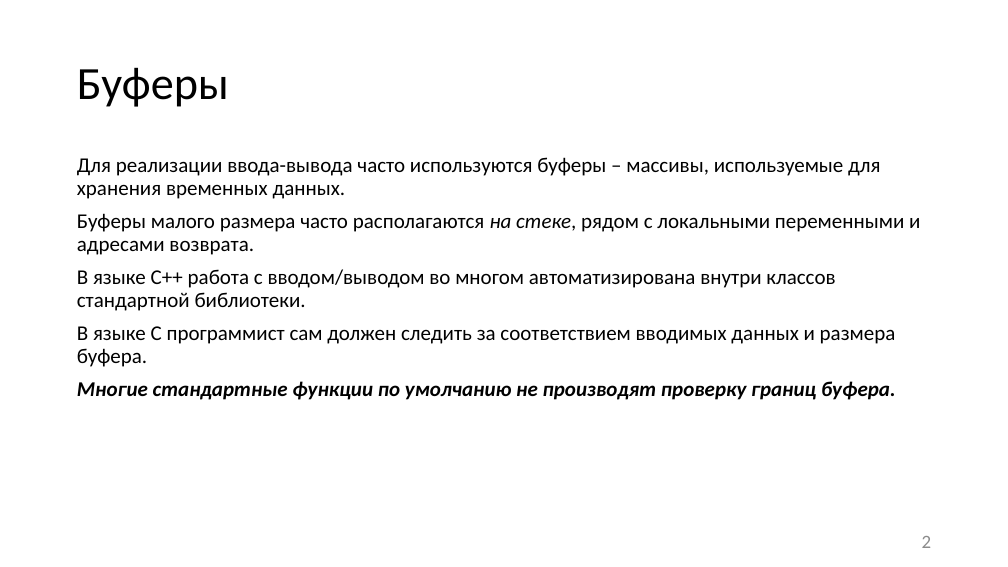
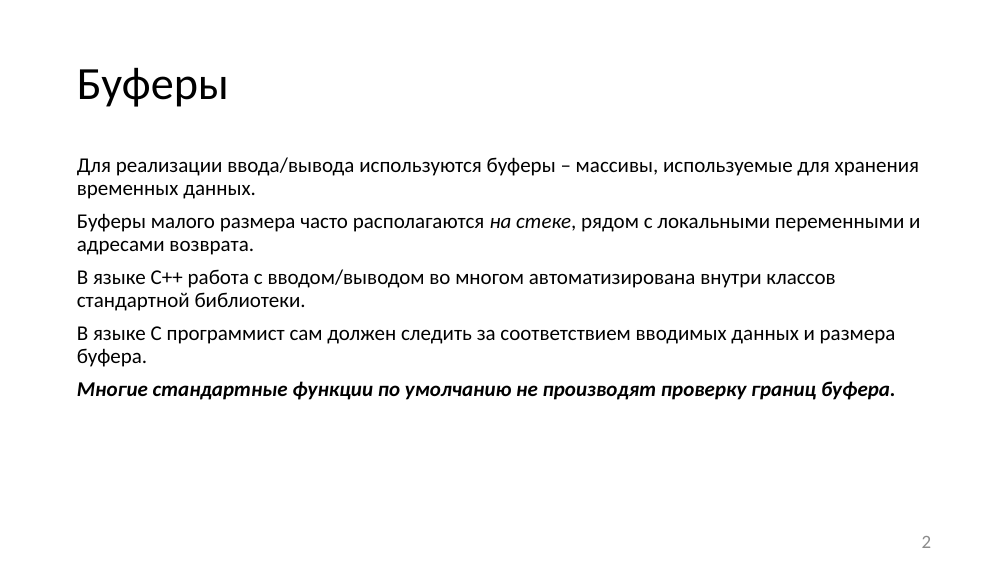
Before and after one commit to itsecd/low-level-programming, a slide deck: slide 2 of Lectures/6.Vulnerabilities/Lecture6.pptx. Drawn at 1008x567 pixels with LibreOffice and Linux fonts; fonts in the diff are those of the drawing. Boxes give left, top, right and bottom in pixels: in the first picture for what was removed or moved away, otherwise in the second. Text is boxed around its words. In the diff, an @@ line names an element or a change of style, - is before the commit and + after.

```diff
--- a/Lectures/6.Vulnerabilities/Lecture6.pptx
+++ b/Lectures/6.Vulnerabilities/Lecture6.pptx
@@ text at [77,157,919,199]: text changed @@
-Для реализации ввода-вывода часто используются буферы – массивы, используемые для хранения временных данных.
+Для реализации ввода/вывода используются буферы – массивы, используемые для хранения временных данных.
```
Also in this commit, not shown: 26 other slides changed, 2 slides added, 1 slide removed, 1 other file.
